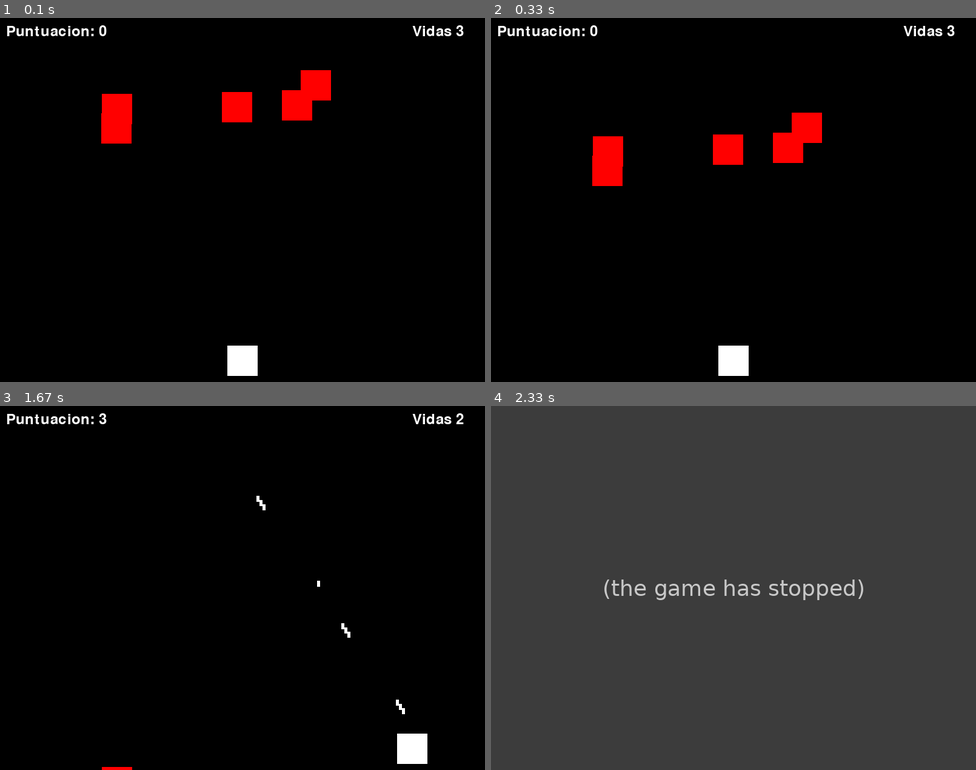
Above: before the commit, frames 1-4 (two rows, left to right).
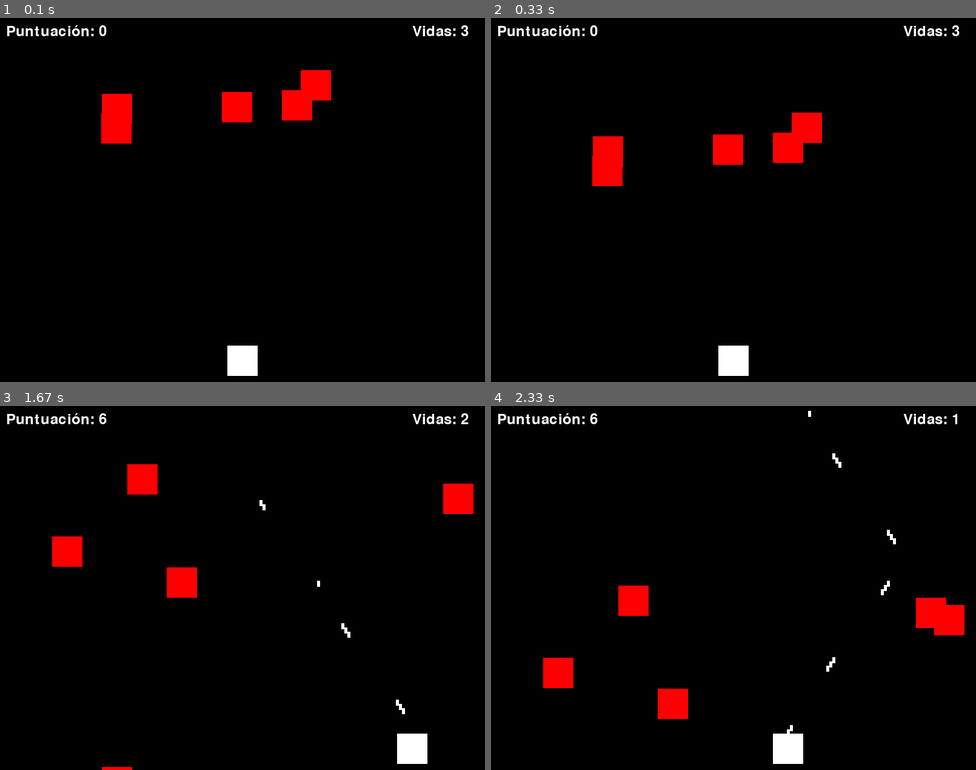
Above: after the commit, the same moments.

Repository: GaelFG17/PythonC
Game: pygame game, started from Pygame/juego.py
The game is run twice, just before and just after one commit, with the same random seed, the same clock (stepped at 60 frames per second) and the same inputs.
Inputs:
- Up to frame 1 (0.1 s): no input
- Up to frame 2 (0.33 s): no input
- Up to frame 3 (1.67 s): tap Space at 0.33, 0.73, 1.03, 1.23, 1.53 s; hold Right 0.67-1.13 s; hold Right 1.17-1.63 s
- Up to frame 4 (2.33 s): hold Left 1.67-2.2 s; tap Space at 1.73, 2.03, 2.3 s; hold Left from 2.23 s (still down)

The runs differ from the first frame. In frame 1, less than 0.1% of the frame differs, in the area x 15-97%, y 1-5%; in frame 2, less than 0.1%; in frame 3, 2.2%; in frame 4, 100%, in the area x 0-100%, y 0-100%.
Before the commit the program exited at 1.67 s; later frames show no game.

Commit message:
Sistema de enemigos mejorado

Diff:
--- a/Pygame/juego.py
+++ b/Pygame/juego.py
@@ -16,7 +16,7 @@
 BLACK = (0, 0, 0)
 RED = (255, 0, 0)
 
-#Fuente para el contador
+# Fuente para el contador y vidas
 font = pygame.font.Font(None, 36)
 
 # FPS
@@ -28,7 +28,7 @@
 player_x = screen_width // 2 - player_width // 2
 player_y = screen_height - player_height - 10
 player_speed = 5
-lives = 3
+lives = 3  # Vidas del jugador
 
 # Proyectiles
 bullet_width = 5
@@ -36,41 +36,40 @@
 bullet_speed = 7
 bullets = []
 
-#Agregar enemigos
+# Enemigos
 enemy_width = 50
-enemy_heigth = 50
-enemy_speed = 3
-enemy_drop_speed = 5
+enemy_height = 50
+enemy_speed = 2
+enemy_drop_speed = 5  # Velocidad a la que los enemigos se mueven hacia abajo
 enemies = []
 num_enemies = 5
 
-#Generar enemigos
+# Generar enemigos
 def create_enemies(num):
     for _ in range(num):
         x = random.randint(0, screen_width - enemy_width)
         y = random.randint(50, 150)
-        enemies.append(pygame.Rect(x, y, enemy_width, enemy_heigth))
+        enemies.append(pygame.Rect(x, y, enemy_width, enemy_height))
 
-#crear los enemigos
+# Crear los enemigos
 create_enemies(num_enemies)
 
 score = 0
-
 
 # Función para manejar los disparos
 def shoot_bullet(x, y):
     bullet = pygame.Rect(x + player_width // 2 - bullet_width // 2, y, bullet_width, bullet_height)
     bullets.append(bullet)
 
-#funcion para mostrar el contador
+# Función para mostrar el contador de puntuación
 def draw_score(score):
-    score_text = font.render(f"Puntuacion: {score}", True, WHITE)
+    score_text = font.render(f"Puntuación: {score}", True, WHITE)
     screen.blit(score_text, (10, 10))
 
-#Funcion para las vidas
+# Función para mostrar las vidas del jugador
 def draw_lives(lives):
-    lives_text = font.render(f"Vidas {lives}", True, WHITE)
-    screen.blit(lives_text,(screen_width - 120, 10))
+    lives_text = font.render(f"Vidas: {lives}", True, WHITE)
+    screen.blit(lives_text, (screen_width - 120, 10))
 
 # Bucle principal del juego
 running = True
@@ -99,23 +98,29 @@
         if bullet.y < 0:
             bullets.remove(bullet)
 
-
     # Mover enemigos
     for enemy in enemies[:]:
         enemy.y += enemy_drop_speed  # Mover enemigos hacia abajo
 
-        # Si un enemigo llega al fondo de la pantalla o choca con el jugador, el jugador pierde una vida
-        if enemy.y >= screen_height or enemy.colliderect(pygame.Rect(player_x, player_y, player_width, player_height)):
-            enemies.remove(enemy)
+        # Si un enemigo llega al fondo de la pantalla, reaparecer arriba en una nueva posición
+        if enemy.y >= screen_height:
+            enemy.x = random.randint(0, screen_width - enemy_width)
+            enemy.y = random.randint(50, 150)
+            lives -= 1  # Quitar una vida al jugador
+            if lives == 0:
+                print("PERDISTE")
+                pygame.quit()
+                sys.exit()
+
+        # Si el enemigo toca al jugador, también reaparece y se quita una vida
+        if enemy.colliderect(pygame.Rect(player_x, player_y, player_width, player_height)):
+            enemy.x = random.randint(0, screen_width - enemy_width)
+            enemy.y = random.randint(50, 150)
             lives -= 1
             if lives == 0:
                 print("PERDISTE")
                 pygame.quit()
                 sys.exit()
-
-        # Si el enemigo llega a los bordes de la pantalla, cambia la dirección
-        if enemy.x <= 0 or enemy.x >= screen_width - enemy_width:
-            enemy_speed *= -1
 
     # Detección de colisiones entre proyectiles y enemigos
     for bullet in bullets[:]:
@@ -124,6 +129,10 @@
                 bullets.remove(bullet)
                 enemies.remove(enemy)
                 score += 1  # Incrementar el contador
+                # Crear un nuevo enemigo en una posición aleatoria arriba
+                x = random.randint(0, screen_width - enemy_width)
+                y = random.randint(50, 150)
+                enemies.append(pygame.Rect(x, y, enemy_width, enemy_height))
                 break
 
     # Dibujar el jugador
@@ -134,18 +143,18 @@
     for bullet in bullets:
         pygame.draw.rect(screen, WHITE, bullet)
 
-    #Dibujar enemigos
+    # Dibujar enemigos
     for enemy in enemies:
         pygame.draw.rect(screen, RED, enemy)
 
-    #Dibujar el contador y las vidas
+    # Dibujar el contador de puntuación y las vidas
     draw_score(score)
     draw_lives(lives)
 
     # Actualizar la pantalla
     pygame.display.flip()
 
-    #Verificar si no quedan enemigos
+    # Verificar si no quedan enemigos
     if not enemies:
         print("GANASTE")
         pygame.quit()
